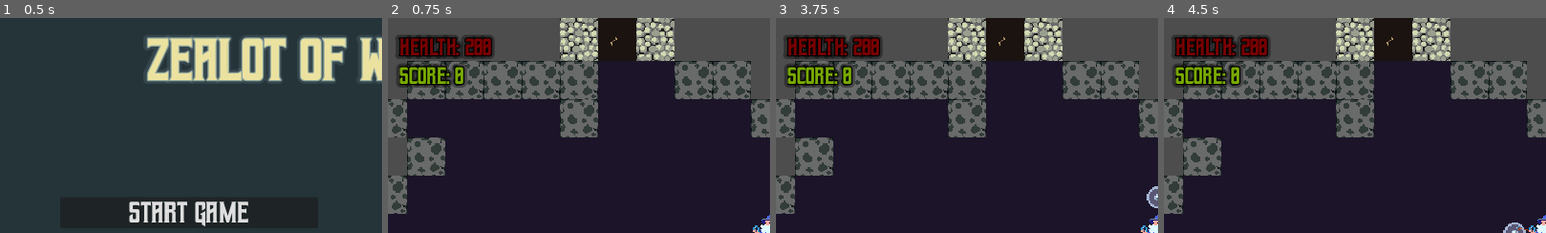
Above: before the commit, frames 1-4 (left to right).
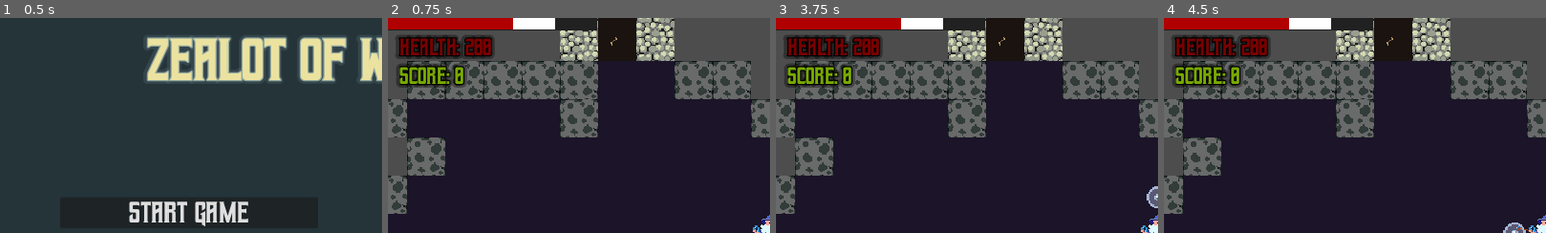
Above: after the commit, the same moments.

Repository: WizardsNStuff/Zealot-of-Wanderlust
Game: Godot game, scene res://Scenes/wizard_game.tscn
The game is run twice, just before and just after one commit, with the same random seed, the same clock (stepped at 60 frames per second) and the same inputs.
Inputs:
- Up to frame 1 (0.5 s): no input
- Up to frame 2 (0.75 s): click "Start game" at 0.5 s
- Up to frame 3 (3.75 s): tap Enter at 1.25 s; hold Right (attack_right) 1.28-2.03 s; hold Down (attack_down) 2.03-2.78 s; hold Right (attack_right) 2.78-3.53 s; hold Up (attack_up) from 3.53 s (still down)
- Up to frame 4 (4.5 s): release Up (attack_up) at 4.28 s; hold Left (attack_left) from 4.28 s (still down)
The pictures show only the part of the screen within x 0-50%, y 0-50%; the shares and areas given below are measured in that part.

Frame 1 is identical in both runs. In frame 2, 3.1% of the frame differs, in the area x 0-55%, y 0-6%; in frame 3, 3.1%; in frame 4, 3.1%.

Commit message:
something got messed up with UI branch so I am pushing health bar here

Diff:
--- /dev/null
+++ b/zealot-of-wanderlust/Scenes/healthbar.tscn
@@ -0,0 +1,47 @@
+[gd_scene load_steps=6 format=3 uid="uid://bm0pjkjhhsd6p"]
+
+[ext_resource type="Script" path="res://Scripts/health_bar.gd" id="1_jtba5"]
+
+[sub_resource type="StyleBoxEmpty" id="StyleBoxEmpty_a216e"]
+
+[sub_resource type="StyleBoxFlat" id="StyleBoxFlat_jyitg"]
+bg_color = Color(0.69246, 1.841e-06, 7.70092e-07, 1)
+
+[sub_resource type="StyleBoxFlat" id="StyleBoxFlat_4cadv"]
+bg_color = Color(0.129558, 0.129559, 0.129558, 1)
+expand_margin_left = 1.0
+expand_margin_top = 1.0
+expand_margin_right = 1.0
+expand_margin_bottom = 1.0
+shadow_color = Color(0, 0, 0, 0.27451)
+shadow_offset = Vector2(0, 1)
+
+[sub_resource type="StyleBoxFlat" id="StyleBoxFlat_4ji88"]
+bg_color = Color(1, 1, 1, 1)
+
+[node name="HealthBar" type="ProgressBar"]
+z_index = 1
+offset_right = 350.0
+offset_bottom = 20.0
+theme_override_styles/background = SubResource("StyleBoxEmpty_a216e")
+theme_override_styles/fill = SubResource("StyleBoxFlat_jyitg")
+value = 60.0
+show_percentage = false
+script = ExtResource("1_jtba5")
+
+[node name="DamageBar" type="ProgressBar" parent="."]
+z_index = -1
+layout_mode = 1
+anchors_preset = 15
+anchor_right = 1.0
+anchor_bottom = 1.0
+grow_horizontal = 2
+grow_vertical = 2
+theme_override_styles/background = SubResource("StyleBoxFlat_4cadv")
+theme_override_styles/fill = SubResource("StyleBoxFlat_4ji88")
+value = 80.0
+show_percentage = false
+
+[node name="Timer" type="Timer" parent="."]
+wait_time = 0.4
+one_shot = true
--- a/zealot-of-wanderlust/Scenes/view.tscn
+++ b/zealot-of-wanderlust/Scenes/view.tscn
@@ -1,8 +1,9 @@
-[gd_scene load_steps=36 format=3 uid="uid://b2hi00650vmq1"]
+[gd_scene load_steps=37 format=3 uid="uid://b2hi00650vmq1"]
 
 [ext_resource type="Script" path="res://Scripts/view.gd" id="1_yc6w3"]
 [ext_resource type="PackedScene" uid="uid://m28273i40xcl" path="res://Scenes/main_menu.tscn" id="2_v62gn"]
 [ext_resource type="PackedScene" uid="uid://bu75n3pwlpxd4" path="res://Scenes/game_over.tscn" id="3_vdvbm"]
+[ext_resource type="PackedScene" uid="uid://bm0pjkjhhsd6p" path="res://Scenes/healthbar.tscn" id="4_25atk"]
 [ext_resource type="FontFile" uid="uid://dguq661xgdfvr" path="res://Assets/Geizer.otf" id="4_x16ur"]
 [ext_resource type="Texture2D" uid="uid://c7mr1dlng224o" path="res://Assets/key_32x32_24f.png" id="5_wn1ll"]
 
@@ -203,6 +204,46 @@
 "name": &"key_spin",
 "speed": 12.0
 }]
+
+[sub_resource type="Animation" id="Animation_j8jwg"]
+length = 2.0
+step = 2.0
+tracks/0/type = "value"
+tracks/0/imported = false
+tracks/0/enabled = true
+tracks/0/path = NodePath(".:scale")
+tracks/0/interp = 1
+tracks/0/loop_wrap = true
+tracks/0/keys = {
+"times": PackedFloat32Array(0),
+"transitions": PackedFloat32Array(1),
+"update": 0,
+"values": [Vector2(1, 1)]
+}
+tracks/1/type = "value"
+tracks/1/imported = false
+tracks/1/enabled = true
+tracks/1/path = NodePath(".:position")
+tracks/1/interp = 1
+tracks/1/loop_wrap = true
+tracks/1/keys = {
+"times": PackedFloat32Array(0),
+"transitions": PackedFloat32Array(1),
+"update": 0,
+"values": [Vector2(640, 360)]
+}
+tracks/2/type = "value"
+tracks/2/imported = false
+tracks/2/enabled = true
+tracks/2/path = NodePath(".:modulate")
+tracks/2/interp = 1
+tracks/2/loop_wrap = true
+tracks/2/keys = {
+"times": PackedFloat32Array(0),
+"transitions": PackedFloat32Array(1),
+"update": 0,
+"values": [Color(1, 1, 1, 0)]
+}
 
 [sub_resource type="Animation" id="Animation_383ec"]
 resource_name = "key_display"
@@ -244,46 +285,6 @@
 "values": [Color(1, 1, 1, 0), Color(1, 1, 1, 0), Color(1, 1, 1, 1)]
 }
 
-[sub_resource type="Animation" id="Animation_j8jwg"]
-length = 2.0
-step = 2.0
-tracks/0/type = "value"
-tracks/0/imported = false
-tracks/0/enabled = true
-tracks/0/path = NodePath(".:scale")
-tracks/0/interp = 1
-tracks/0/loop_wrap = true
-tracks/0/keys = {
-"times": PackedFloat32Array(0),
-"transitions": PackedFloat32Array(1),
-"update": 0,
-"values": [Vector2(1, 1)]
-}
-tracks/1/type = "value"
-tracks/1/imported = false
-tracks/1/enabled = true
-tracks/1/path = NodePath(".:position")
-tracks/1/interp = 1
-tracks/1/loop_wrap = true
-tracks/1/keys = {
-"times": PackedFloat32Array(0),
-"transitions": PackedFloat32Array(1),
-"update": 0,
-"values": [Vector2(640, 360)]
-}
-tracks/2/type = "value"
-tracks/2/imported = false
-tracks/2/enabled = true
-tracks/2/path = NodePath(".:modulate")
-tracks/2/interp = 1
-tracks/2/loop_wrap = true
-tracks/2/keys = {
-"times": PackedFloat32Array(0),
-"transitions": PackedFloat32Array(1),
-"update": 0,
-"values": [Color(1, 1, 1, 0)]
-}
-
 [sub_resource type="AnimationLibrary" id="AnimationLibrary_psqwl"]
 _data = {
 "RESET": SubResource("Animation_j8jwg"),
@@ -306,6 +307,9 @@
 visible = false
 view = NodePath("..")
 
+[node name="HealthBar" parent="." instance=ExtResource("4_25atk")]
+visible = false
+
 [node name="PlayerHealth" type="Label" parent="."]
 visible = false
 offset_left = 19.0
--- a/zealot-of-wanderlust/Scripts/view.gd
+++ b/zealot-of-wanderlust/Scripts/view.gd
@@ -13,7 +13,7 @@
 func start_level() -> void:
 	controller.start_level()
 	$MainMenu.hide()
-
+	$HealthBar.show()
 func play_again() -> void:
 	controller.play_again()
 	controller.start_level()
@@ -33,6 +33,7 @@
 	game_over_node.score_label.text = "Score: " + str(controller.player.score)
 	$MainMenu.hide()
 	$PlayerHealth.hide()
+	$HealthBar.hide()
 	$PlayerScore.hide()
 	$GameOver.show()
 
